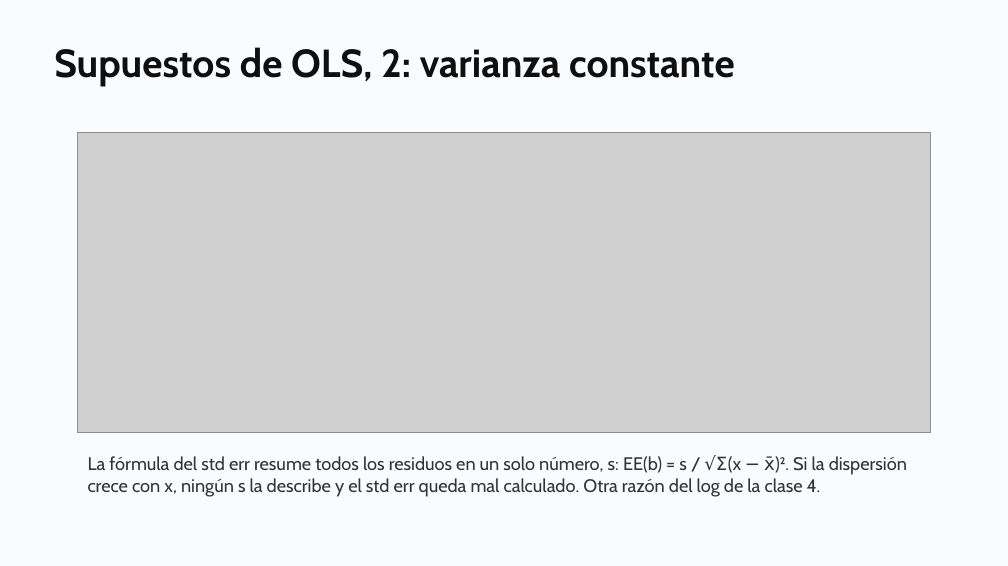
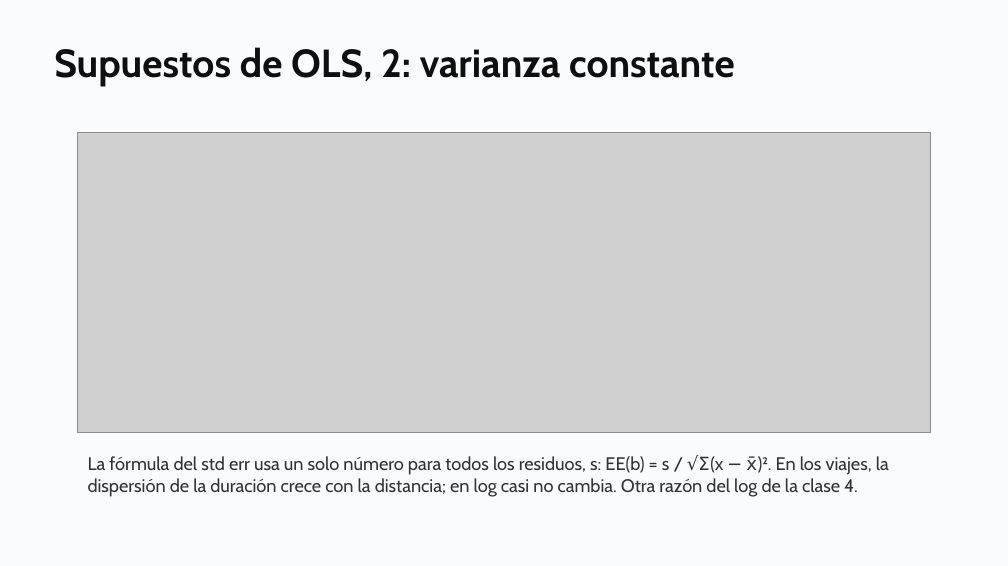
Before and after one commit to daniopitz/diplomado-cdd, a slide deck: slide 44 of presentaciones/clase05_probabilidad_inferencia.pptx. Drawn at 1008x566 pixels with LibreOffice and Linux fonts; fonts in the diff are those of the drawing; grey boxes stand for pictures. Boxes give left, top, right and bottom in pixels: in the first picture for what was removed or moved away, otherwise in the second. Text is boxed around its words. In the diff, an @@ line names an element or a change of style, - is before the commit and + after.

```diff
--- a/presentaciones/clase05_probabilidad_inferencia.pptx
+++ b/presentaciones/clase05_probabilidad_inferencia.pptx
@@ text at [88, 456, 889, 497]: text changed @@
-La fórmula del std err resume todos los residuos en un solo número, s: EE(b) = s / √Σ(x − x̄)². Si la dispersión crece con x, ningún s la describe y el std err queda mal calculado. Otra razón del log de la clase 4.
+La fórmula del std err usa un solo número para todos los residuos, s: EE(b) = s / √Σ(x − x̄)². En los viajes, la dispersión de la duración crece con la distancia; en log casi no cambia. Otra razón del log de la clase 4.
```
Also in this commit, not shown: 1 other file.
